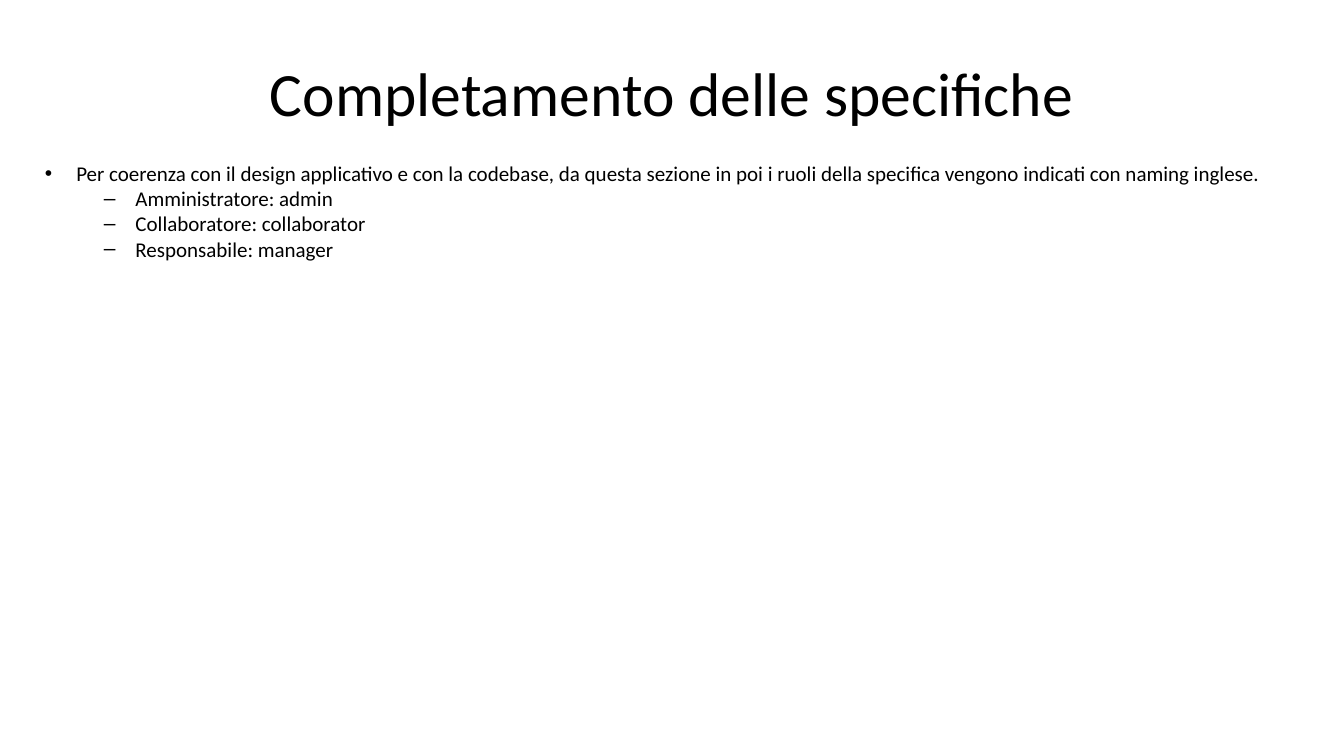
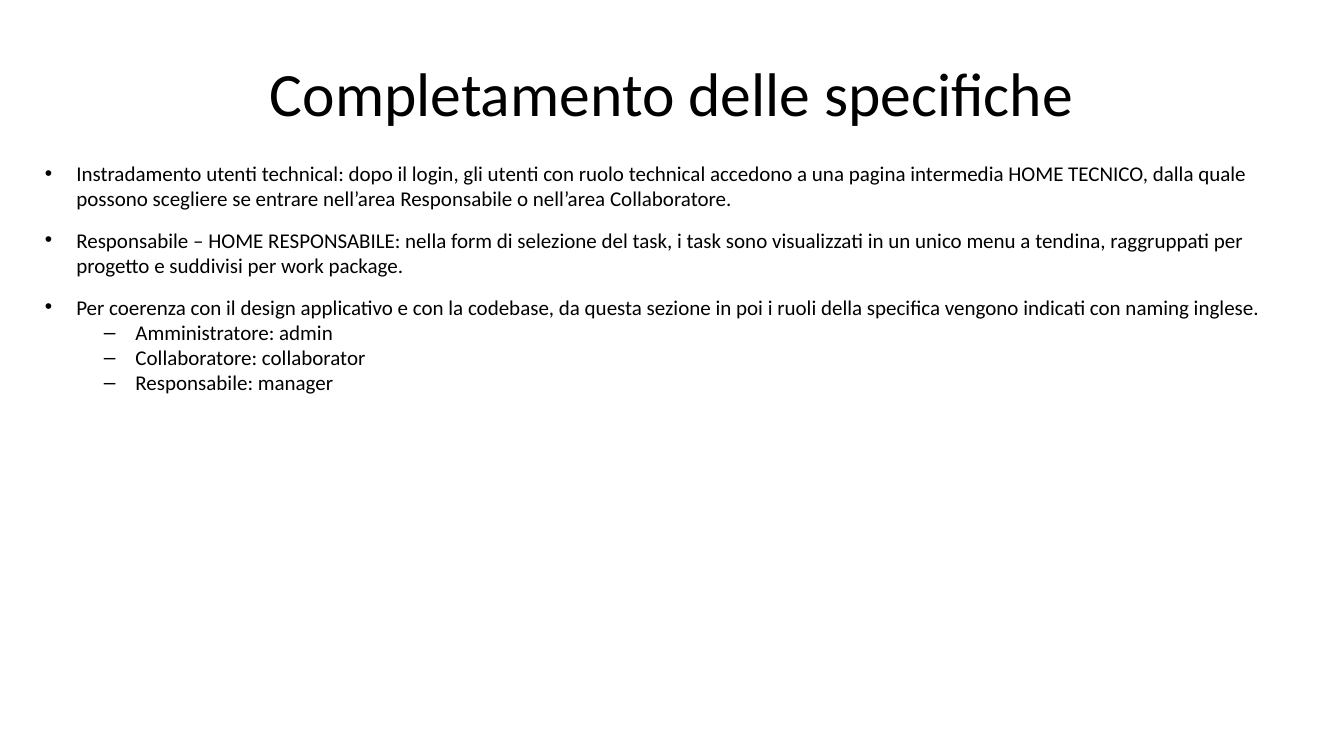
Before and after one commit to gilbertobrambilla/tiw-2026-html, a slide deck: slide 14 of docs/TIW_documentazione.pptx. Drawn at 1344x756 pixels with LibreOffice and Linux fonts; fonts in the diff are those of the drawing. Boxes give left, top, right and bottom in pixels: in the first picture for what was removed or moved away, otherwise in the second. Text is boxed around its words. In the diff, an @@ line names an element or a change of style, - is before the commit and + after.

```diff
--- a/docs/TIW_documentazione.pptx
+++ b/docs/TIW_documentazione.pptx
@@ text at (76,166,1245,277): paragraphs added @@
+• Instradamento utenti technical: dopo il login, gli utenti con ruolo technical accedono a una pagina intermedia HOME TECNICO, dalla quale possono scegliere se entrare nell’area Responsabile o nell’area Collaboratore.
+• Responsabile – HOME RESPONSABILE: nella form di selezione del task, i task sono visualizzati in un unico menu a tendina, raggruppati per progetto e suddivisi per work package.
```
Also in this commit, not shown: 4 other slides changed.
